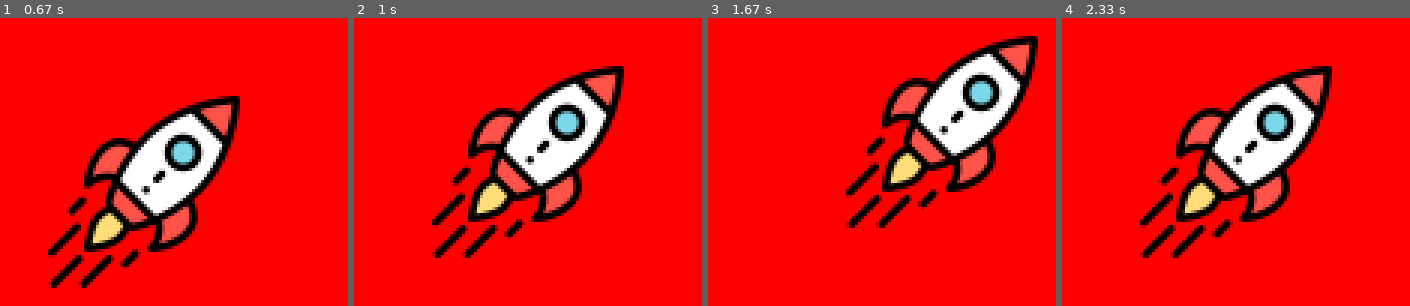
Above: before the commit, frames 1-4 (left to right).
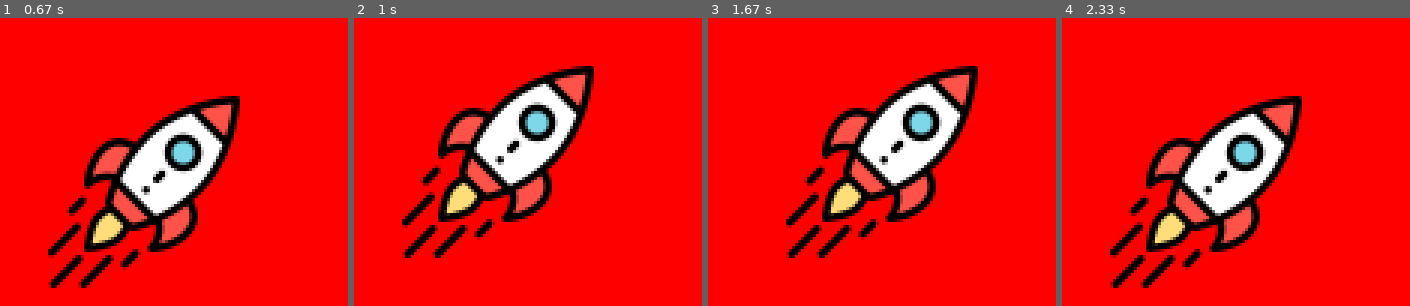
Above: after the commit, the same moments.

Repository: mamahmoud/test_pygame
Game: pygame game, started from test_1.py
Same seed, same stepped clock (60 frames per second), same inputs: the game is played once before the commit and once after it.
Inputs:
- Up to frame 1 (0.67 s): hold Right from 0.33 s (still down)
- Up to frame 2 (1 s): release Right at 0.8 s; hold Up from 0.83 s (still down)
- Up to frame 3 (1.67 s): release Up at 1.13 s; hold Right 1.17-1.63 s
- Up to frame 4 (2.33 s): hold Left 1.67-2.2 s; hold Down from 2.23 s (still down)

Frame 1 is identical in both runs. In frame 2, 20% of the frame differs, in the area x 13-78%, y 16-84%; in frame 3, 23%, in the area x 22-95%, y 6-84%; in frame 4, 21%.

Commit message:
removing key up event

Diff:
--- a/test_1.py
+++ b/test_1.py
@@ -33,7 +33,7 @@
         for event in pygame.event.get():
             if event.type == pygame.QUIT:
                 sys.exit(0)
-            if event.type == pygame.KEYDOWN or event.type == pygame.KEYUP:
+            if event.type == pygame.KEYDOWN:
                 print(event.key)
                 # up
                 if event.key == pygame.K_UP:
@@ -58,8 +58,6 @@
 
         # draw player
         draw_player(screen1, img, player_x, player_y)
-        # draw_player(screen1, img, i, i)
-        i += 1
         # update animation
         pygame.display.update()
         clock.tick(240)
